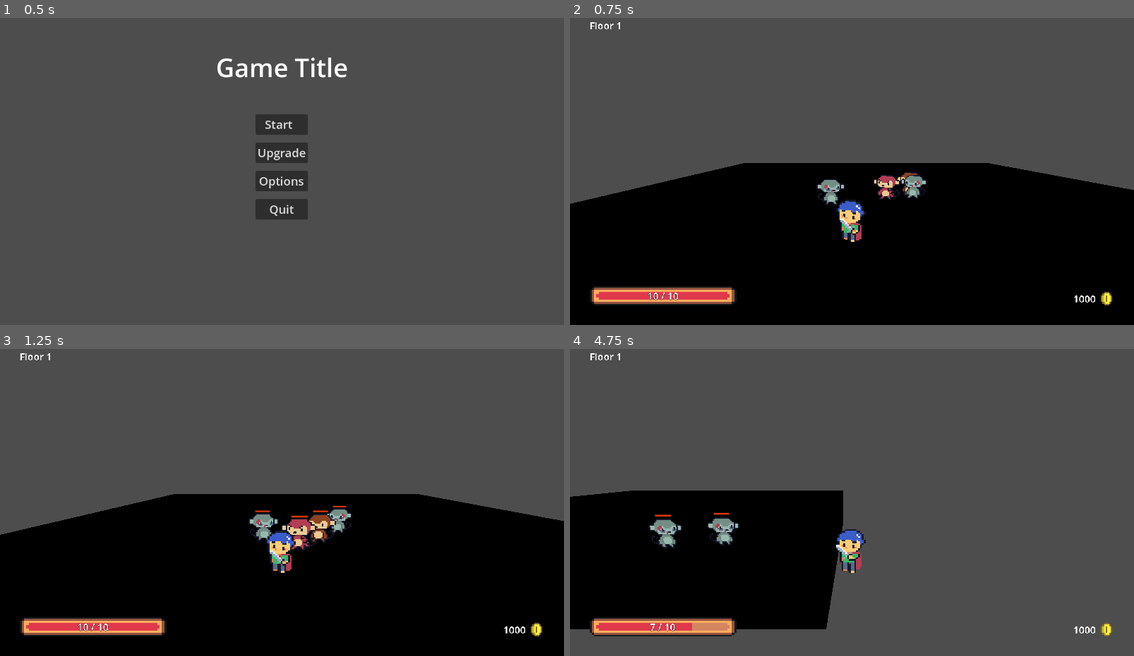
Above: before the commit, frames 1-4 (two rows, left to right).
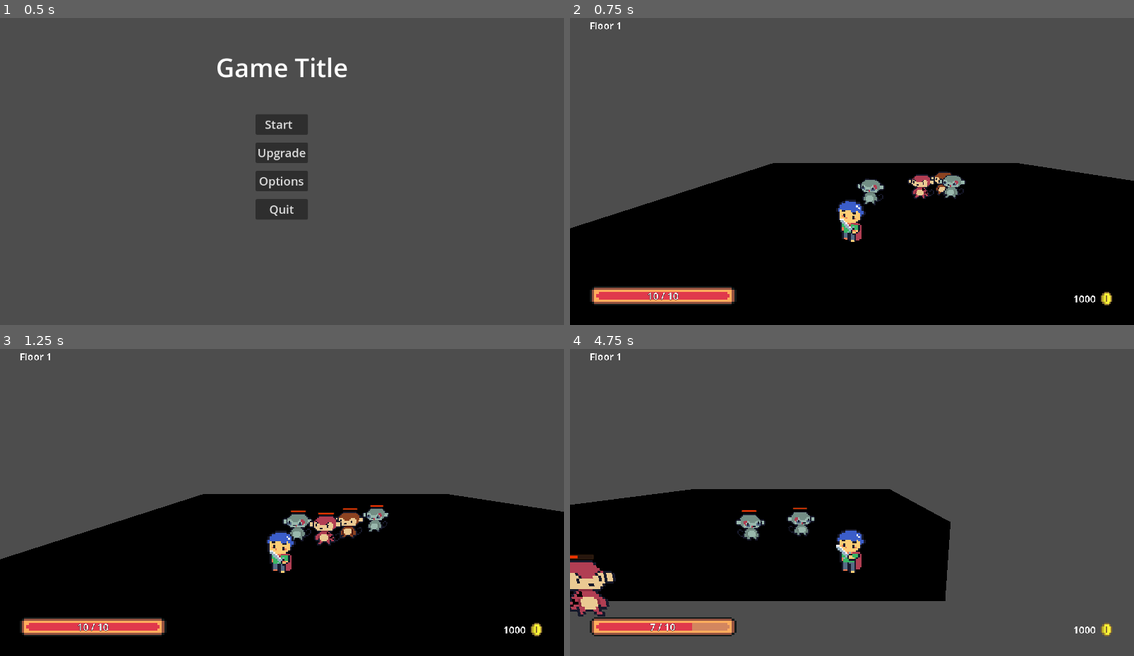
Above: after the commit, the same moments.

Repository: ArtMuchimuchi/FinalProject
Game: Godot game, scene res://user_interface/menu/main_menu/main_menu.tscn
Two runs of this game, one before a commit and one after it. Both use one fixed random seed, a clock stepped at 60 frames per second and the inputs below. The project has no main scene, so this scene is started directly. The engine's default icon, where the game draws it, is replaced by a stand-in: a white triangle on a blue panel in a dark square. Sound files missing from this copy of the repository are replaced by a short silence.
Inputs (mouse positions are in pixels of both pictures, inside the frame that each line leads up to):
- Up to frame 1 (0.5 s): no input
- Up to frame 2 (0.75 s): click "Start" at 0.5 s
- Up to frame 3 (1.25 s): no input
- Up to frame 4 (4.75 s): move the mouse to (976, 481) at 1.27 s; hold Right (move_right) 1.28-2.03 s; tap Z (melee_attack) at 1.35, 2.3, 2.85, 3.8, 4.35 s; click (976, 481) at 1.42 s; move the mouse to (739, 514) at 2.02 s; hold Down (move_back) 2.03-2.78 s; tap Shift (dash) at 2.1 s; move the mouse to (908, 428) at 2.77 s; hold Right (move_right) 2.78-3.53 s; move the mouse to (823, 560) at 3.52 s; hold Up (move_forward) 3.53-4.28 s; tap X (range_attack) at 3.6 s; click (823, 560) at 3.67 s; move the mouse to (1021, 545) at 4.27 s; hold Left (move_left) from 4.28 s (still down)

Frame 1 is identical in both runs. In frame 2, 3.8% of the frame differs, in the area x 0-100%, y 47-69%; in frame 3, 4.1%; in frame 4, 12%, in the area x 0-68%, y 45-92%.

Commit message:
add_basic_gen_map

Diff:
--- a/entities/player/player.gd
+++ b/entities/player/player.gd
@@ -82,6 +82,7 @@
 		movement.setState(EntityState.attacking)
 		isMeleeAttack = true
 		meleeAttack.meleeAttack(meleeAttackDamage)
+		print(position)
 	elif (Input.is_action_just_pressed("range_attack")):
 		movement.setState(EntityState.attacking)
 		isRangeAttack = true
--- a/mock_room/mock_room.tscn
+++ b/mock_room/mock_room.tscn
@@ -10,7 +10,7 @@
 script = ExtResource("1_g2wsx")
 
 [node name="Player" parent="." instance=ExtResource("2_o0vmi")]
-transform = Transform3D(1, 0, 0, 0, 1, 0, 0, 0, 1, -0.718, 0.5, 0.004)
+transform = Transform3D(1, 0, 0, 0, 1, 0, 0, 0, 1, -2.15454, 0.5, 0.004)
 
 [node name="GridMap" type="GridMap" parent="."]
 transform = Transform3D(1, 0, 0, 0, 1, 0, 0, 0, 1, 0, -0.001, 0)
--- a/utils/generate_map/log/ExitExploreScore.json
+++ b/utils/generate_map/log/ExitExploreScore.json
@@ -1 +1 @@
-{"1":0.372460317460317,"2":0.383809523809524,"3":0.418392857142857,"4":0.417559523809524,"5":0.307142857142857,"6":0.307142857142857,"7":0.250892857142857,"8":0.325892857142857,"9":0.344642857142857,"10":0.250892857142857,"11":0.308035714285714}
+{"1":0.425,"2":0.425,"3":0.516666666666667,"4":0.508333333333333,"5":0.816666666666667,"6":0.833333333333333,"7":0.833333333333333,"8":0.833333333333333,"9":0.833333333333333,"10":0.833333333333333,"11":0.833333333333333}
--- a/utils/generate_map/log/ExitTileScore.json
+++ b/utils/generate_map/log/ExitTileScore.json
@@ -1 +1 @@
-{"1":0.6,"2":0.3,"3":0.5,"4":0.7,"5":1,"6":1,"7":0.4,"8":0.5,"9":0.7,"10":0.4,"11":0.6}
+{"1":0.6,"2":0.3,"3":0.4,"4":0.4,"5":0.4,"6":0.1,"7":1,"8":1,"9":1,"10":1,"11":1}
--- a/utils/generate_map/log/OverAllScore.json
+++ b/utils/generate_map/log/OverAllScore.json
@@ -1 +1 @@
-{"1":0.38,"2":0.24,"3":0.36,"4":0.48,"5":0.6,"6":0.6,"7":0.3,"8":0.38,"9":0.48,"10":0.3,"11":0.42}
+{"1":0.36,"2":0.22,"3":0.28,"4":0.28,"5":0.36,"6":0.24,"7":0.6,"8":0.6,"9":0.6,"10":0.6,"11":0.6}
--- a/utils/generate_map/log/PlayableScore.json
+++ b/utils/generate_map/log/PlayableScore.json
@@ -1 +1 @@
-{"1":0.7,"2":0.6,"3":0.8,"4":1,"5":1,"6":1,"7":0.7,"8":0.9,"9":1,"10":0.7,"11":0.9}
+{"1":0.6,"2":0.5,"3":0.6,"4":0.6,"5":1,"6":1,"7":1,"8":1,"9":1,"10":1,"11":1}
--- a/utils/generate_map/map.gd
+++ b/utils/generate_map/map.gd
@@ -4,7 +4,7 @@
 const passableTile : int = 1
 const exitTile : int = 2
 
-const maxRowNumber : int = 3
+const maxRowNumber : int = 2
 const maxColumnNumber : int = maxRowNumber
 const mapSize : int = maxColumnNumber * maxRowNumber
 
--- /dev/null
+++ b/utils/generate_map/map_generator.gd
@@ -0,0 +1,198 @@
+extends Node3D
+
+class_name MapGenerator
+
+var meshLib
+
+var ownerNode : Node3D
+var finalMap : Map
+var generator : GeneticAlgorithm
+var filled : Array[bool]
+var startTile : int
+var realMap : Array[int]
+var spawnPoint : int
+var otherExit : Array[int]
+
+const roomSize : int = 3
+
+func _init(targetNode : Node3D, mesh):
+	ownerNode = targetNode
+	meshLib = mesh
+	generator = GeneticAlgorithm.new()
+
+func getMap():
+	#gen map
+	finalMap = generator.getMap()
+	finalMap.display()
+	setStartingTile()
+	checkExplorable(startTile)
+	smoothenMap()
+	finalMap.display()
+	createRealMap()
+	createGridMap()
+	setSpawnAndExit()
+
+func setStartingTile():
+	var exitList : Array[int]
+	for i in range(Map.mapSize):
+		if(finalMap.mapArray[i].type == Map.exitTile):
+			exitList.append(i)
+	var ranExit : int = randi_range(0, exitList.size() - 1)
+	var pickStart : int = exitList[ranExit]
+	startTile = pickStart
+
+func setSpawnAndExit():
+	var exitList : Array[int]
+	for i in range(realMap.size()):
+		if(realMap[i] == Map.exitTile):
+			exitList.append(i)
+	print(exitList)
+	var ranExit : int = randi_range(0, exitList.size() - 1)
+	var pickStart : int = exitList[ranExit]
+	spawnPoint = pickStart
+	print("pick " + str(pickStart))
+	for i in range(exitList.size()):
+		if(i != ranExit):
+			otherExit.append(exitList[i])
+	print("other exit")
+	print(otherExit)
+
+func findExit():
+	var exitList : Array[int]
+	for i in range(Map.mapSize):
+		if(finalMap.mapArray[i].type == Map.exitTile):
+			exitList.append(i)
+	print(exitList)
+	var ranExit : int = randi_range(0, exitList.size() - 1)
+	var pickStart : int = exitList[ranExit]
+	startTile = pickStart
+	print("pick " + str(pickStart))
+	for i in range(exitList.size()):
+		if(i != ranExit):
+			otherExit.append(exitList[i])
+	print("other exit")
+	print(otherExit)
+
+
+func checkExplorable(startingTile: int):
+	filled.clear()
+	filled.resize(Map.mapSize)
+	var inList : Array[bool]
+	inList.resize(Map.mapSize)
+	var queue : Array[int] = []
+	queue.append(startingTile)
+	#print(queue)
+	inList[startingTile] = true
+	var i : int = 0
+	var searchingIndex : int = startingTile
+	while(i < queue.size()):
+		searchingIndex = queue[i]
+		#print("i " + str(i))
+		#print("sindex " + str(searchingIndex) + " --- " + str(destinationTile))
+		#print("Search " + str(i) + " " + str(queue[i]))
+			#print("Reached!" + str(startingTile) + " " + str(destinationTile))
+		filled[searchingIndex] = true
+		#dis(filled)
+		if(finalMap.mapArray[searchingIndex].top != null && !filled[finalMap.mapArray[searchingIndex].top] && Map.passableList[finalMap.mapArray[finalMap.mapArray[searchingIndex].top].type]):
+			if(!inList[finalMap.mapArray[searchingIndex].top]):
+				queue.append(finalMap.mapArray[searchingIndex].top)
+				inList[finalMap.mapArray[searchingIndex].top] = true
+				#print("Append " + str(mapArray[searchingIndex].top))
+		if(finalMap.mapArray[searchingIndex].right != null && !filled[finalMap.mapArray[searchingIndex].right] && Map.passableList[finalMap.mapArray[finalMap.mapArray[searchingIndex].right].type]):
+			if(!inList[finalMap.mapArray[searchingIndex].right]):
+				queue.append(finalMap.mapArray[searchingIndex].right)
+				inList[finalMap.mapArray[searchingIndex].right] = true
+				#print("Append " + str(mapArray[searchingIndex].right))
+		if(finalMap.mapArray[searchingIndex].bottom != null && !filled[finalMap.mapArray[searchingIndex].bottom] && Map.passableList[finalMap.mapArray[finalMap.mapArray[searchingIndex].bottom].type]):
+			if(!inList[finalMap.mapArray[searchingIndex].bottom]):
+				queue.append(finalMap.mapArray[searchingIndex].bottom)
+				inList[finalMap.mapArray[searchingIndex].bottom] = true
+				#print("Append " + str(mapArray[searchingIndex].bottom))
+		if(finalMap.mapArray[searchingIndex].left != null && !filled[finalMap.mapArray[searchingIndex].left] && Map.passableList[finalMap.mapArray[finalMap.mapArray[searchingIndex].left].type]):
+			if(!inList[finalMap.mapArray[searchingIndex].left]):
+				queue.append(finalMap.mapArray[searchingIndex].left)
+				inList[finalMap.mapArray[searchingIndex].left] = true
+				#print("Append " + str(mapArray[searchingIndex].left))
+		#print(queue)
+		i += 1
+	#print("s " + str(searchingIndex))
+	#print("d " + str(destinationTile))
+	#print("i " + str(i))
+	#print("qu " + str(queue.size()))
+
+func displayVisitable():
+	var line : String
+	for j in range(Map.maxRowNumber):
+		line = line + "| "
+		for i in range(Map.maxColumnNumber):
+			if(filled[i + (j * Map.maxColumnNumber)]):
+				line = line + str(1) + " "
+			else:
+				line = line + str(0) + " "
+
+		line = line + "|\n"
+	print(line)
+
+func smoothenMap():
+	for i in range(Map.mapSize):
+		if(!filled[i]):
+			finalMap.mapArray[i].type = Map.impassableTile
+
+func createRealMap():
+	var tileConverter : TileConverter = TileConverter.new()
+	#unsort map
+	var gridMap : Array[int] = []
+	#sort map index
+	var indexMap : Array[int]
+	indexMap.resize(Map.maxColumnNumber * Map.maxRowNumber * roomSize * roomSize)
+	#upscale map
+	for i in range(finalMap.mapArray.size()):
+		var partialMap : Array[int] = tileConverter.tileToGridMap(finalMap.mapArray[i], roomSize)
+		gridMap.append_array(partialMap)
+	var curBlock : int = 0
+	for tileRow in range(Map.maxRowNumber):
+		for tileColumn in range(Map.maxColumnNumber):
+			for blockRow in range(roomSize):
+				for blockColumn in range(roomSize):
+					var line : int = roomSize * Map.maxColumnNumber
+					var validIndex : int = blockColumn + (blockRow * line) + (tileColumn * roomSize) + (tileRow * roomSize * line)
+					indexMap[validIndex] = curBlock
+					curBlock = curBlock + 1
+	#bounded map
+	realMap.clear()
+	realMap.resize(indexMap.size())
+	for i in range(indexMap.size()):
+		realMap[i] = gridMap[indexMap[i]]
+	print(realMap)
+
+func indexToXZ(index: int) -> Array[int]:
+	var arrayRealIndex : Array[int] = [-1, -1]
+	#row
+	arrayRealIndex[1] = index / (Map.maxRowNumber * roomSize)
+	#column
+	arrayRealIndex[0] = index - (arrayRealIndex[1] * Map.maxRowNumber * roomSize)
+	return arrayRealIndex
+
+func createGridMap():
+	var ss : String = ""
+	var playMap : GridMap = GridMap.new()
+	playMap.mesh_library = meshLib
+	playMap.cell_size = Vector3(1,1,1)
+	for j in range(roomSize * Map.maxRowNumber):
+		for i in range(roomSize * Map.maxColumnNumber):
+			var tile = realMap[i + (j * roomSize * Map.maxColumnNumber)]
+			ss = ss + str(tile) + " "
+			if(tile == 0):
+				playMap.set_cell_item(Vector3(i, 0, j), 2)
+				playMap.set_cell_item(Vector3(i, 1, j), 2)
+			elif (tile == 1):
+				playMap.set_cell_item(Vector3(i, 0, j), 0)
+			elif (tile == 2):
+				playMap.set_cell_item(Vector3(i, 0, j), 1)
+		ss = ss + "\n"
+	print(ss)
+	ownerNode.add_child(playMap)
+
+func spawnPlayer() -> Vector3:
+	var playerPosition : Array[int] = indexToXZ(spawnPoint)
+	return Vector3(playerPosition[0] + 0.5, 1.5, playerPosition[1] + 0.5)
--- a/utils/generate_map/test_generate_map.gd
+++ b/utils/generate_map/test_generate_map.gd
@@ -1,54 +1,14 @@
 extends Node3D
 
 @onready var thisNode = get_node(".")
-@onready var meshLib = load("res://demo.meshlib")
+@onready var meshLib = load("res://texture/real.tres")
+@onready var player = preload("res://player.tscn")
 
 const roomSize : int = 3
 
 func  _ready():
-	#var mapGenerator = load("res://utils/generate_map/generate_map.gd")
-	#var map: Array[Array] = [[3,1,1],[1,1,1],[1,1,1]]
-	#var griMap = GridMap.new()
-	#mapGenerator.createMap(map, griMap, mesh_lib)
-	#thisNode.add_child(griMap)
-
-	#gen map
-	var ga = GeneticAlgorithm.new()
-	var finalMap = ga.getMap()
-
-	var tileConverter : TileConverter = TileConverter.new()
-	#unsort map
-	var gridMap : Array[int] = []
-	#
-	var indexMap : Array[int]
-	indexMap.resize(Map.maxColumnNumber * Map.maxRowNumber * roomSize * roomSize)
-	#upscale map
-	for i in range(finalMap.mapArray.size()):
-		var partialMap : Array[int] = tileConverter.tileToGridMap(finalMap.mapArray[i], roomSize)
-		gridMap.append_array(partialMap)
-	var curBlock : int = 0
-	for tileRow in range(Map.maxRowNumber):
-		for tileColumn in range(Map.maxColumnNumber):
-			for blockRow in range(roomSize):
-				for blockColumn in range(roomSize):
-					var line : int = roomSize * Map.maxColumnNumber
-					var validIndex : int = blockColumn + (blockRow * line) + (tileColumn * roomSize) + (tileRow * roomSize * line)
-					indexMap[validIndex] = curBlock
-					curBlock = curBlock + 1
-	var ss : String = ""
-	var playMap : GridMap = GridMap.new()
-	playMap.mesh_library = meshLib
-	playMap.cell_size = Vector3(1,1,1)
-	for j in range(roomSize * Map.maxRowNumber):
-		for i in range(roomSize * Map.maxColumnNumber):
-			var tile = gridMap[indexMap[i + (j * roomSize * Map.maxColumnNumber)]]
-			ss = ss + str(tile) + " "
-			if(tile == 0):
-				playMap.set_cell_item(Vector3(i, 0, j), -1)
-			elif (tile == 1):
-				playMap.set_cell_item(Vector3(i, 0, j), 0)
-			elif (tile == 2):
-				playMap.set_cell_item(Vector3(i, 0, j), 0)
-		ss = ss + "\n"
-	print(ss)
-	thisNode.add_child(playMap)
+	var m = MapGenerator.new(thisNode, meshLib)
+	m.getMap()
+	var p = player.instantiate()
+	p.position = m.spawnPlayer()
+	thisNode.add_child(p)
--- a/utils/generate_map/test_generate_map.tscn
+++ b/utils/generate_map/test_generate_map.tscn
@@ -4,6 +4,3 @@
 
 [node name="TestGenerateMap" type="Node3D"]
 script = ExtResource("1_rhvvc")
-
-[node name="Camera3D" type="Camera3D" parent="."]
-transform = Transform3D(-0.466157, -0.441743, 0.766525, -0.0232519, 0.87224, 0.488525, -0.884396, 0.209906, -0.416872, 5.43491, 2.11473, 0)
Not shown: 1 places in mock_scene.tscn that only renumber resources
Not shown: 6 places in texture/real.tres that only renumber resources
